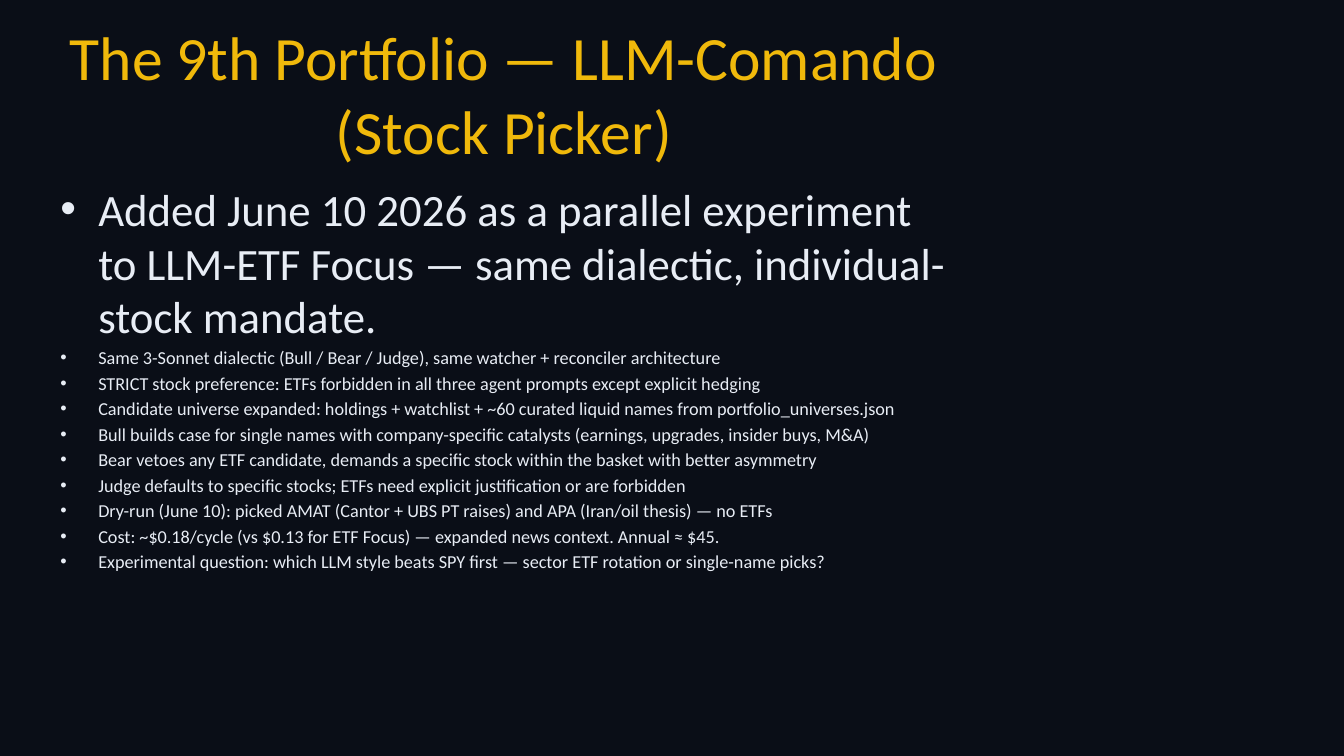
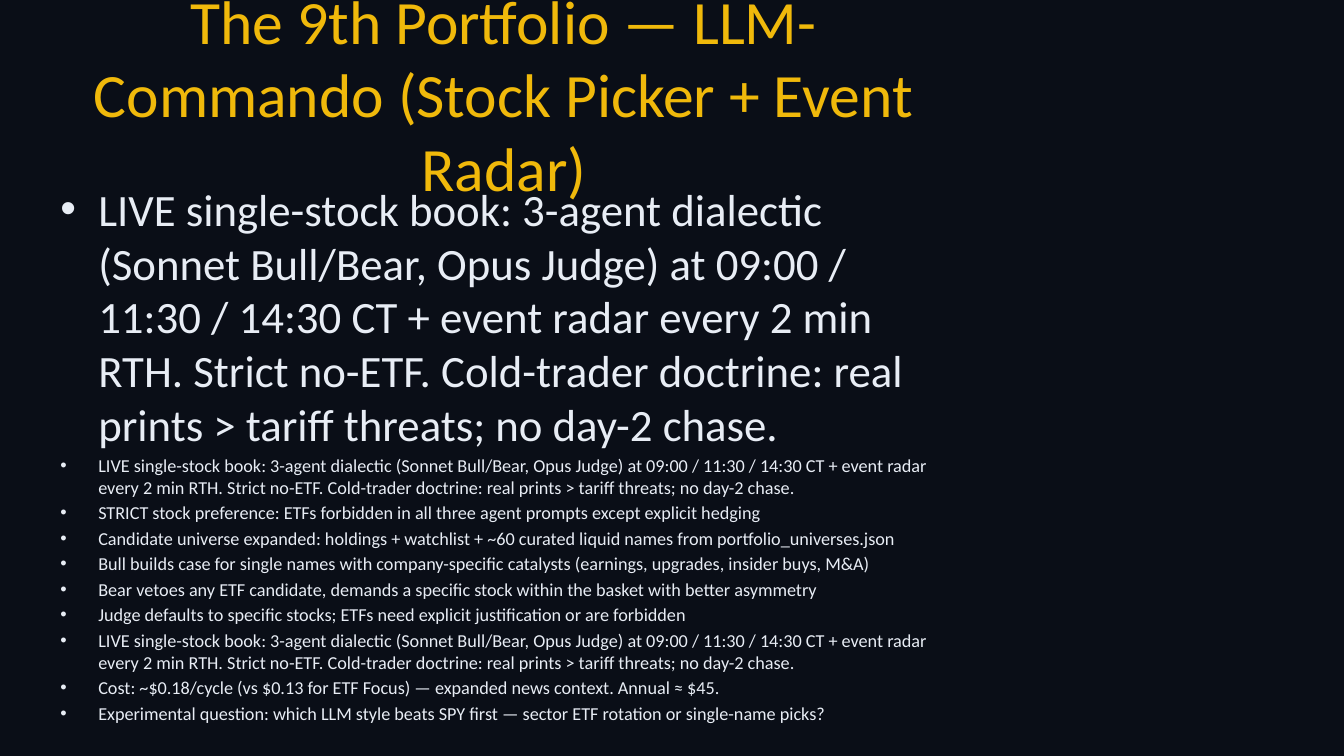
Before and after one commit to cbiggs1-tech/bigclaw-codebase, a slide deck: slide 10 of BigClaw_ShowAndTell.pptx. Drawn at 1344x756 pixels with LibreOffice and Linux fonts; fonts in the diff are those of the drawing. Boxes give left, top, right and bottom in pixels: in the first picture for what was removed or moved away, otherwise in the second. Text is boxed around its words. In the diff, an @@ line names an element or a change of style, - is before the commit and + after.

Commit message:
Ship four-sleeve live book, Commando radar/doctrine, and Alpaca guard harden.
Active sleeves: Innovation, Momentum, AI Defense, LLM-Commando. Event radar with
price_is_news half-exits; cold-trader REAL>THEATER / no-chase doctrine; active-only
pre/post Alpaca sync with self-heal. Docs: DESIGN_BASIS + ShowAndTell updated.
OpenRouter/Grok Judge remains experimental (not production).

```diff
--- a/BigClaw_ShowAndTell.pptx
+++ b/BigClaw_ShowAndTell.pptx
@@ title at [94, 1, 913, 206]: text changed @@
-The 9th Portfolio — LLM-Comando (Stock Picker)
+The 9th Portfolio — LLM-Commando (Stock Picker + Event Radar)
@@ text at [98, 189, 926, 497]: text changed @@
-• Added June 10 2026 as a parallel experiment to LLM-ETF Focus — same dialectic, individual-stock mandate.
-• Same 3-Sonnet dialectic (Bull / Bear / Judge), same watcher + reconciler architecture
+• LIVE single-stock book: 3-agent dialectic (Sonnet Bull/Bear, Opus Judge) at 09:00 / 11:30 / 14:30 CT + event radar every 2 min RTH. Strict no-ETF. Cold-trader doctrine: real prints > tariff threats; no day-2 chase.
+• LIVE single-stock book: 3-agent dialectic (Sonnet Bull/Bear, Opus Judge) at 09:00 / 11:30 / 14:30 CT + event radar every 2 min RTH. Strict no-ETF. Cold-trader doctrine: real prints > tariff threats; no day-2 chase.
@@ text at [98, 634, 926, 672]: text changed @@
-• Dry-run (June 10): picked AMAT (Cantor + UBS PT raises) and APA (Iran/oil thesis) — no ETFs
+• LIVE single-stock book: 3-agent dialectic (Sonnet Bull/Bear, Opus Judge) at 09:00 / 11:30 / 14:30 CT + event radar every 2 min RTH. Strict no-ETF. Cold-trader doctrine: real prints > tariff threats; no day-2 chase.
```
Also in this commit, not shown: 9 other slides changed, 4 slides added, 18 other files.
